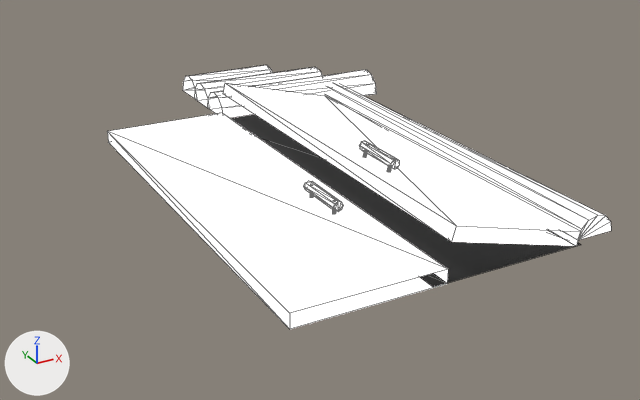
An edit to the COLLADA model FruitNinja/assets/door.dae, drawn before and after from the same camera.
One viewpoint serves both versions: a camera (50 mm lens) standing at (-4.97, -6.44, 4.24) and looking at (0.3, 3.13, -0.54). The axes (+X, +Y, +Z) are drawn at lower left. The lights are the same throughout. Mesh edges are drawn as thin lines.
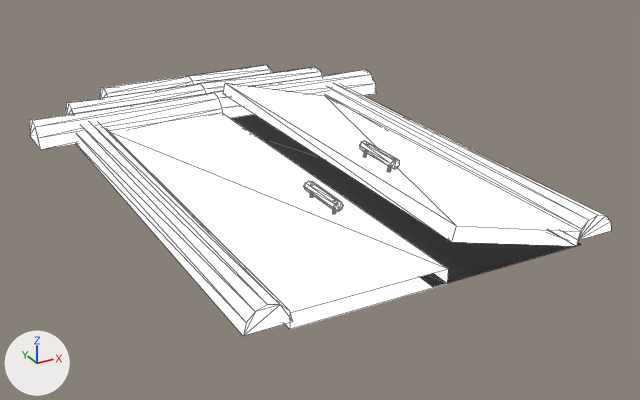
Pixel boxes [x1, y1, x2, y2] of what changed, in the pictures (640 x 400 px):
'Cube_015', reshaped (87% wider, 61% taller): before [325, 84, 611, 240]; after [76, 84, 611, 336]
'Cube_012', reshaped (104% wider, 65% taller): before [207, 70, 377, 118]; after [29, 70, 377, 150]
'Cube_013', reshaped: before [194, 67, 323, 109]; after [65, 67, 323, 115]
'Cube_014', reshaped: before [183, 65, 273, 101]; after [99, 65, 273, 98]
part 1 of me_cube_012, added: after [29, 93, 223, 150]
part 2 of me_cube_013, added: after [65, 84, 206, 115]
part 3 of me_cube_014, added: after [99, 76, 194, 98]
part 4 of me_cube_015, added: after [76, 122, 293, 336]

The change, as a list of edits to the scene's bpy script:
```text
Change me_cube_012:
    used by ob_cube_012; location = (0.0, 0.0, 0.0)
    remove me_cube_012.from_pydata(...)  # 14 vertices, 19 faces; spans x 0.0..2.77, y 5.66..6.33, z -0.1..0.24
    add me_cube_012.from_pydata(...)  # 21 vertices, 38 faces; spans x -2.77..2.77, y 5.66..6.33, z -0.1..0.24
    me_cube_012 part 1
    7 new vertices lie (-2.77, 0.0, 0.0) away from vertices in x 0.0, y 5.66..6.33, z -0.1..0.24
    19 new faces join them
Change me_cube_013:
    used by ob_cube_013; location = (0.0, 0.0, 0.0)
    remove me_cube_013.from_pydata(...)  # 14 vertices, 19 faces; spans x 0.0..2.11, y 6.22..6.89, z -0.1..0.24
    add me_cube_013.from_pydata(...)  # 21 vertices, 38 faces; spans x -2.11..2.11, y 6.22..6.89, z -0.1..0.24
    me_cube_013 part 2
    7 new vertices lie (-2.11, 0.0, 0.0) away from vertices in x 0.0, y 6.22..6.89, z -0.1..0.24
    19 new faces join them
Change me_cube_014:
    used by ob_cube_014; location = (0.0, 0.0, 0.0)
    remove me_cube_014.from_pydata(...)  # 14 vertices, 19 faces; spans x 0.0..1.432, y 6.744..7.416, z -0.1..0.236
    add me_cube_014.from_pydata(...)  # 21 vertices, 38 faces; spans x -1.432..1.432, y 6.744..7.416, z -0.1..0.236
    me_cube_014 part 3
    7 new vertices lie (-1.432, 0.0, 0.0) away from vertices in x 0.0, y 6.744..7.416, z -0.1..0.236
    19 new faces join them
Change me_cube_015:
    where me_cube_015.from_pydata(...)  # 14 vertices, 19 faces; spans x 1.77..2.27, y -0.1..5.89, z -0.1..0.15
    used by ob_cube_015; location = (0.0, 0.0, 0.0)
    me_cube_015 part 4: the loose piece of 14 vertices spanning x 1.77..2.27, y -0.1..5.89, z -0.1..0.15 is copied, and the copy is mirrored in x about the mesh origin; it spans x -2.27..-1.77, y -0.1..5.89, z -0.1..0.15
```
